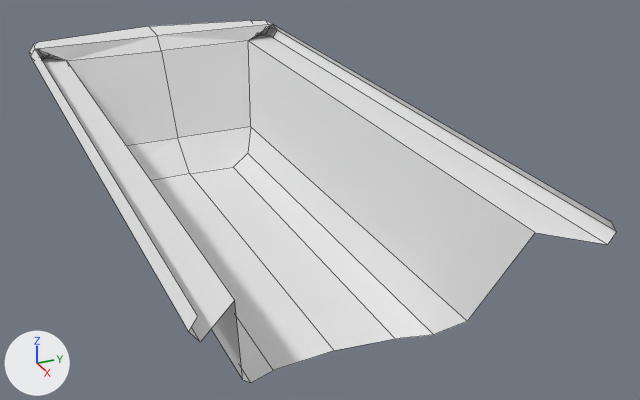
The Blender file Blender/BathModel.blend: old version first, new version second.
Both versions are drawn from a camera (50 mm lens) standing at (24.9, -8.6, 31.2) and looking at (1.2, 2.1, 19.4). Lighting does not change. The marker at lower left points along +X, +Y and +Z. The picture after the commit comes second. Mesh edges are drawn as thin lines.

Before the edit, the objects in view are built like this:
```python
me_plane = bpy.data.meshes.new('Plane')
me_plane.from_pydata(...)  # 37 vertices, 27 faces, 1 loose edge; spans x -5.0..0.0, y -0.4..4.4, z -11.7..11.0
ob_plane = bpy.data.objects.new('Plane', me_plane)
ob_plane.location = (0.17, 0.0, 18.07)
ob_plane.rotation_euler = (1.571, 0.0, 1.571)  # degrees (90, 0, 90)
_m = ob_plane.modifiers.new('Mirror', 'MIRROR')
_m.use_clip = True
```
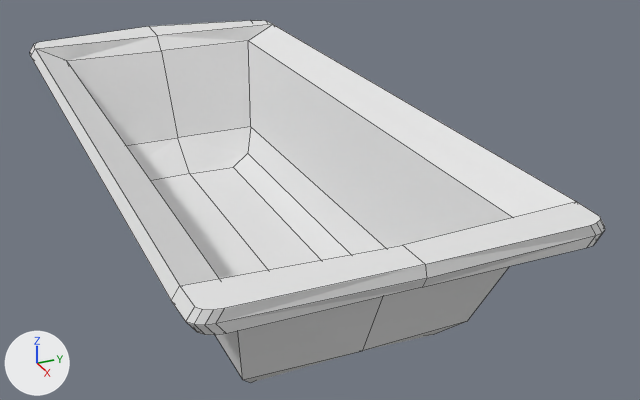
Commit message: bath model finished

Pixel boxes (x1, y1, x2, y2) of what changed, in the pictures (640 x 400 px):
'Plane', reshaped: before (30, 20, 616, 383); after (30, 20, 605, 383)
part 1 of me_plane, built on: before (31, 24, 616, 342); after (31, 24, 605, 383)

What the commit changed:
me_plane is used by ob_plane; location (0.17, 0.0, 18.07); rotation (1.571, 0.0, 1.571), in degrees (90, 0, 90).
me_plane had 37 vertices, 27 faces, 1 loose edge and spanned x -5.0..0.0, y -0.4..4.4, z -11.7..11.0.
me_plane now has 55 vertices, 47 faces and spans x -5.0..0.0, y -0.4..4.4, z -11.7..11.1.
Part 1, on me_plane:
3 vertices are removed from x -5.0..-4.8, y 3.8..4.4, z 11.0.
3 faces are deleted.
1 loose edge is deleted.
21 vertices are added at x -5.0..0.0, y 0.6..4.4, z 8.3..11.1.
23 new faces join them.
